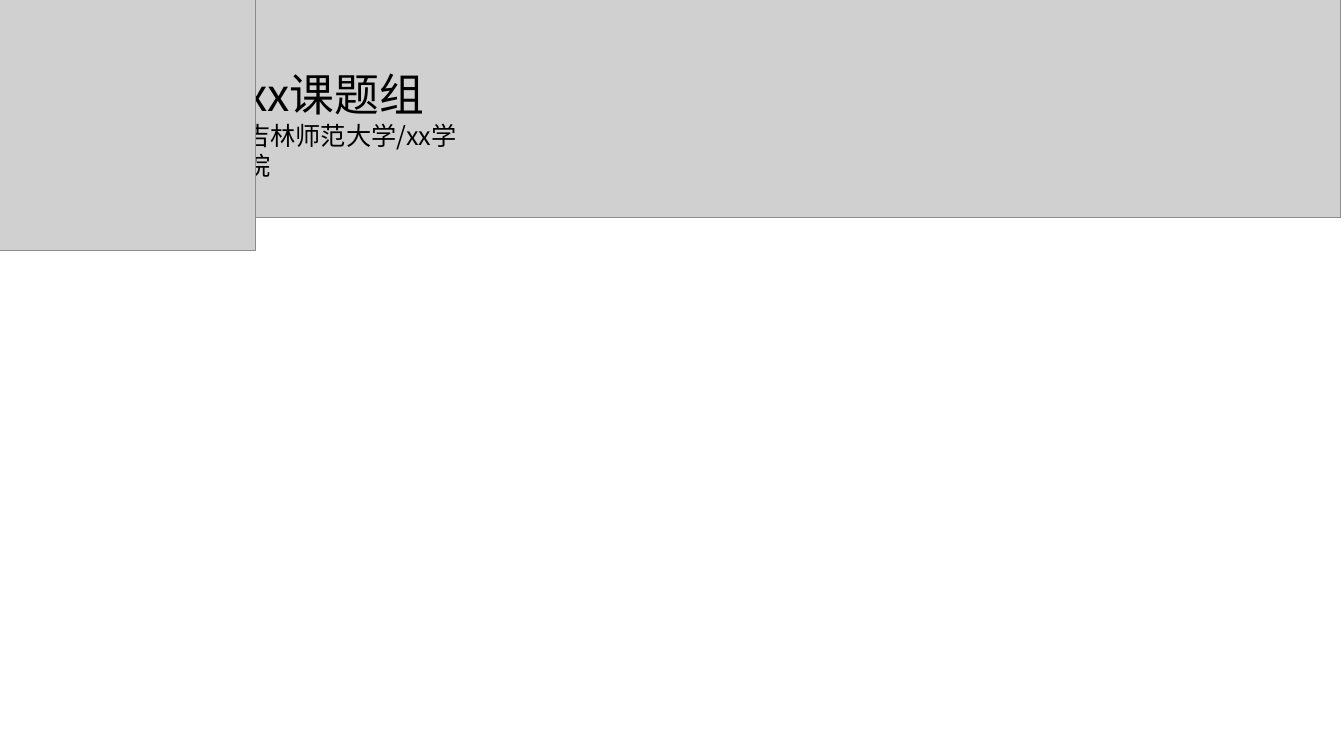
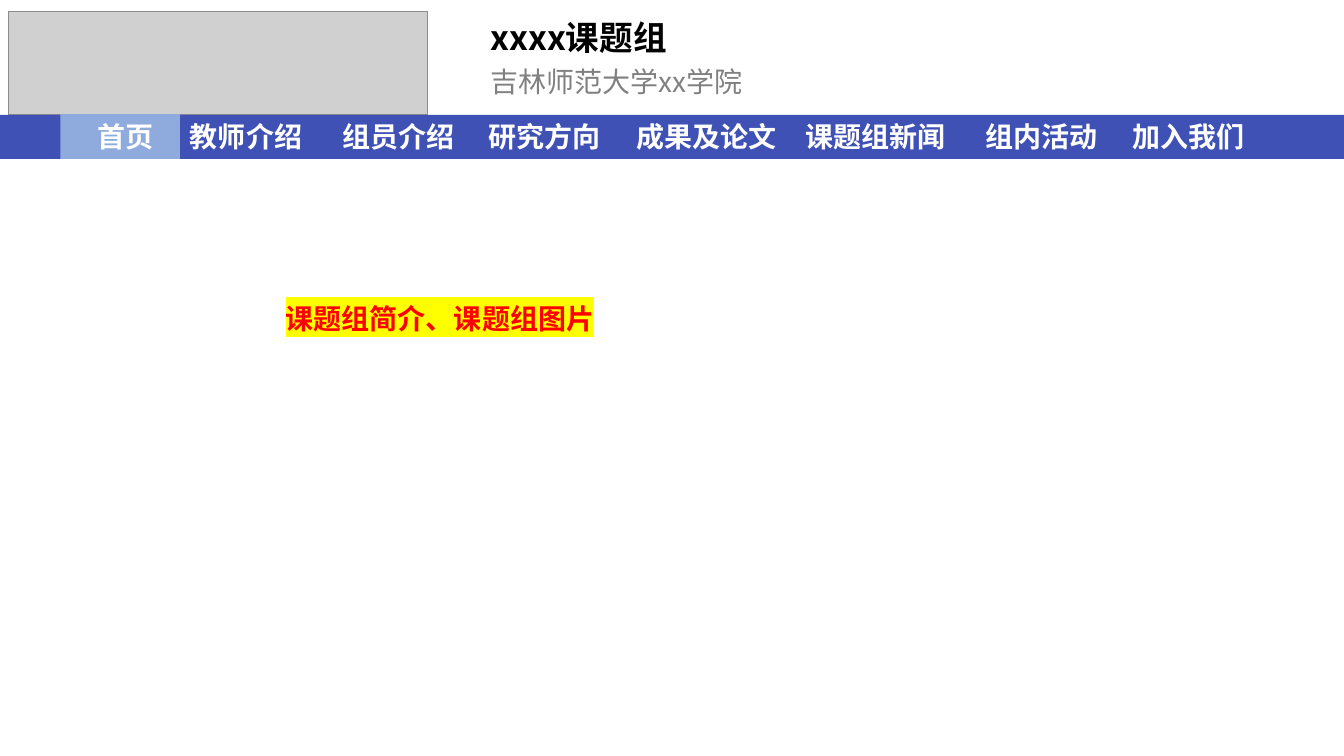
Before and after one commit to zhao-hang-yu/test-html, a slide deck: slide 1 of 网页设计规划.pptx. Drawn at 1344x756 pixels with LibreOffice and Linux fonts; fonts in the diff are those of the drawing; grey boxes stand for pictures. Boxes give left, top, right and bottom in pixels: in the first picture for what was removed or moved away, otherwise in the second. Text is boxed around its words. In the diff, an @@ line names an element or a change of style, - is before the commit and + after.

```diff
--- a/网页设计规划.pptx
+++ b/网页设计规划.pptx
@@ picture removed at (0,0,1341,218) @@
@@ picture removed at (0,0,256,250) @@
@@ picture added at (8,12,427,115) @@
@@ text added at (490,21,666,53), 24 pt, text #000000, bold @@
+xxxx课题组
@@ text at (490,68,742,95): text changed; size 18 to 20 pt; text colour #000000 to #808080 @@
-xx课题组
-吉林师范大学/xx学院
+吉林师范大学xx学院
@@ rectangle added at (0,115,1344,159), fill #3F51B5 @@
@@ rectangle added at (60,114,180,158), fill #8FAADC @@
@@ text added at (97,123,153,150), 20 pt, text #FFFFFF, bold @@
+首页
@@ text added at (190,123,302,150), 20 pt, text #FFFFFF, bold @@
+教师介绍
@@ text added at (342,123,454,150), 20 pt, text #FFFFFF, bold @@
+组员介绍
@@ text added at (489,123,601,150), 20 pt, text #FFFFFF, bold @@
+研究方向
@@ text added at (636,123,776,150), 20 pt, text #FFFFFF, bold @@
+成果及论文
@@ text added at (806,123,946,150), 20 pt, text #FFFFFF, bold @@
+课题组新闻
@@ text added at (985,123,1097,150), 20 pt, text #FFFFFF, bold @@
+组内活动
@@ text added at (1132,123,1244,150), 20 pt, text #FFFFFF, bold @@
+加入我们
@@ text added at (286,305,594,332), 20 pt, text #FF0000, bold @@
+课题组简介、课题组图片
```
Also in this commit, not shown: 8 slides added, 10 other files.
